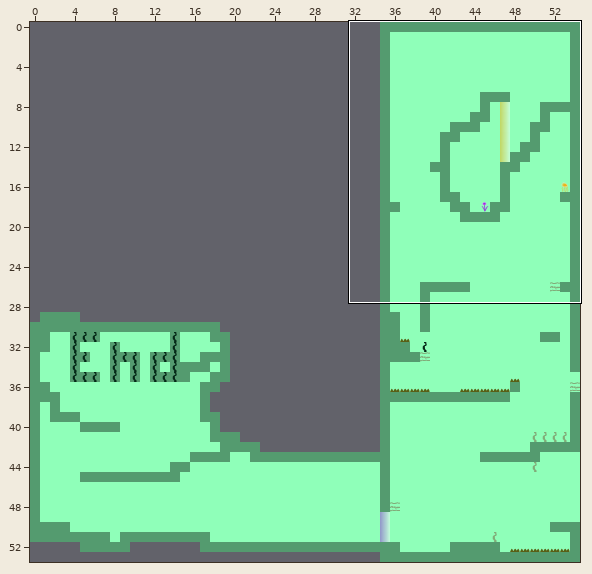
Tiled map: dat/hubleftgate2.tmx. Above: a wide view before the commit, with the close-up outlined.
Close-up. Before the edit:
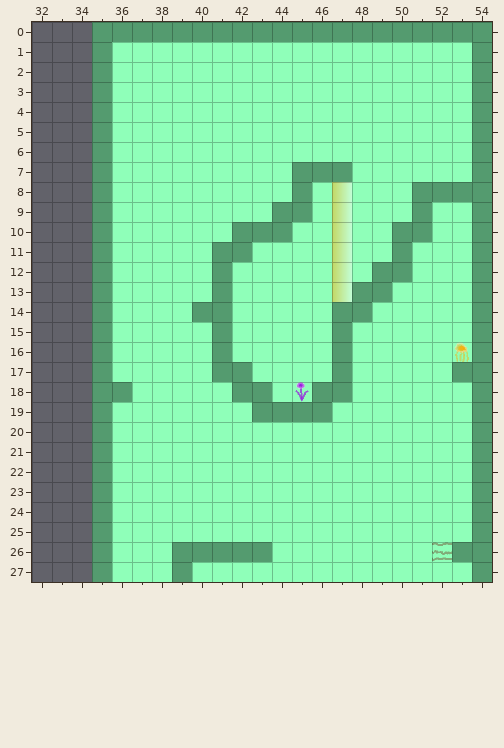
Cells are 32x32 px. Shown: x 32..54, y 0..27. The commit also changed other parts of the map, which this record leaves out.
The result:
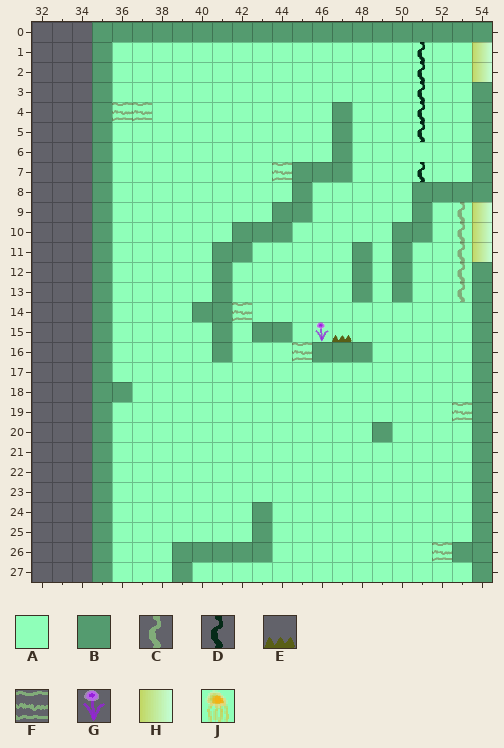
Key: from "tiles": A 1, B 5, C 9, D 41, E 42, F 73, G 107, H 138, J 139.
_ is an empty cell.
Tiles replaced or removed in this view: A, B, G, H, J.
See-through tiles are keyed as they look on the map.
The exact change:
Changed rows in their new state; . is an unchanged cell.
Layer "floor1":
first column x 54:
 1 A
 2 A
first column x 41:
 9 .............A
10 .............A
11 .......B.....A
12 .......BA.....
13 ........AB....
14 ......AA......
15 ......A.......
17 AA....A.....A.
18 .AA..AA.......
19 ..AAAA........
Layer "tileobs":
first column x 36:
 1 ...............D..H
 2 ...............D..H
 3 ...............D...
 4 FF.........B...D...
 5 ...........B...D...
 6 ...........B.......
 7 ........F......D...
 8 ..........._.......
 9 ..........._.....CH
10 ..........._.....CH
11 ..........._.....CH
12 ..........._.....C.
13 ..........._.....C.
14 ......F............
15 .......BB.GE.......
16 .........FB.B...._.
18 ........._.........
19 .................F.
20 .............B.....
first column x 43:
24 B
25 B
